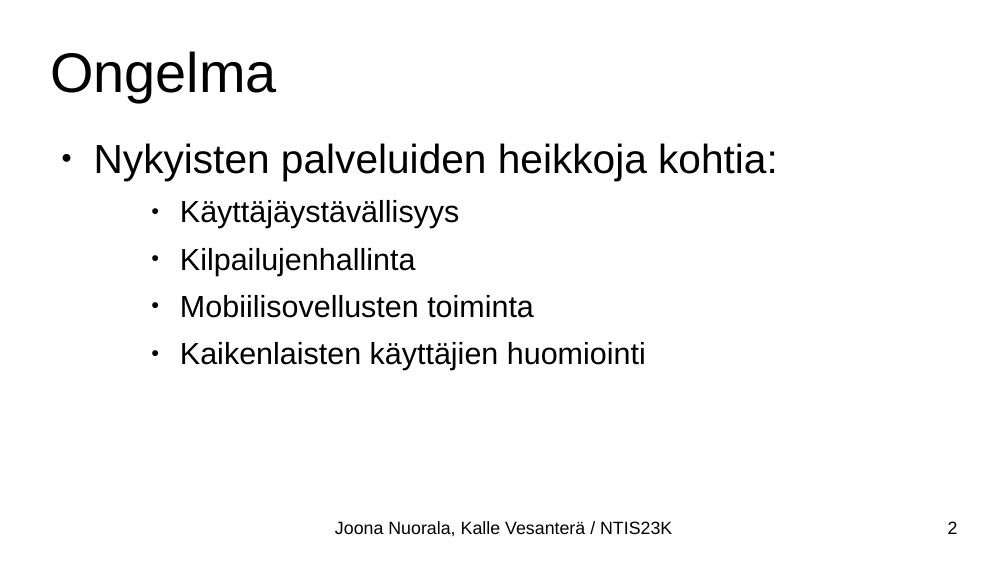
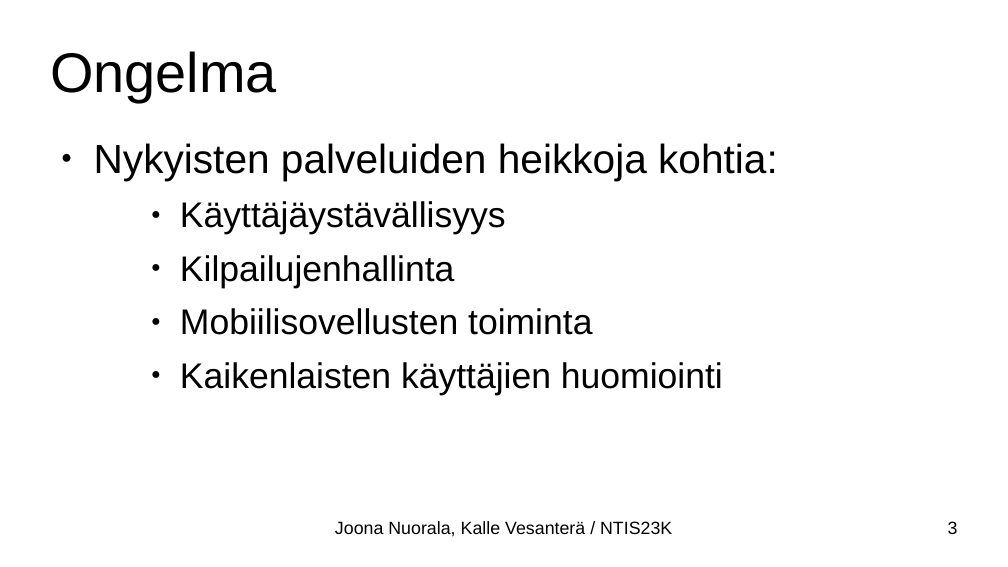
Before and after one commit to Kabskibs/centria_ohjelmistotuotanto, a slide deck: slide 3 of esitys/esitys_wip.odp (slide 2 before the commit). Drawn at 1008x567 pixels with LibreOffice and Linux fonts; fonts in the diff are those of the drawing. Boxes give left, top, right and bottom in pixels: in the first picture for what was removed or moved away, otherwise in the second. Text is boxed around its words. In the diff, an @@ line names an element or a change of style, - is before the commit and + after.

```diff
--- a/esitys/esitys_wip.odp
+++ b/esitys/esitys_wip.odp
@@ text at (x1=180, y1=201, x2=723, y2=395): size 24 to 28 pt in "Käyttäjäystävällisyys", "Kilpailujenhallinta", "Mobiilisovellusten toiminta", "Kaikenlaisten käyttäjien huomiointi" @@
@@ page number at (x1=948, y1=521, x2=958, y2=534): text changed @@
-2
+3
```
Also in this commit, not shown: 5 other slides changed, 4 slides added, 2 other files.
